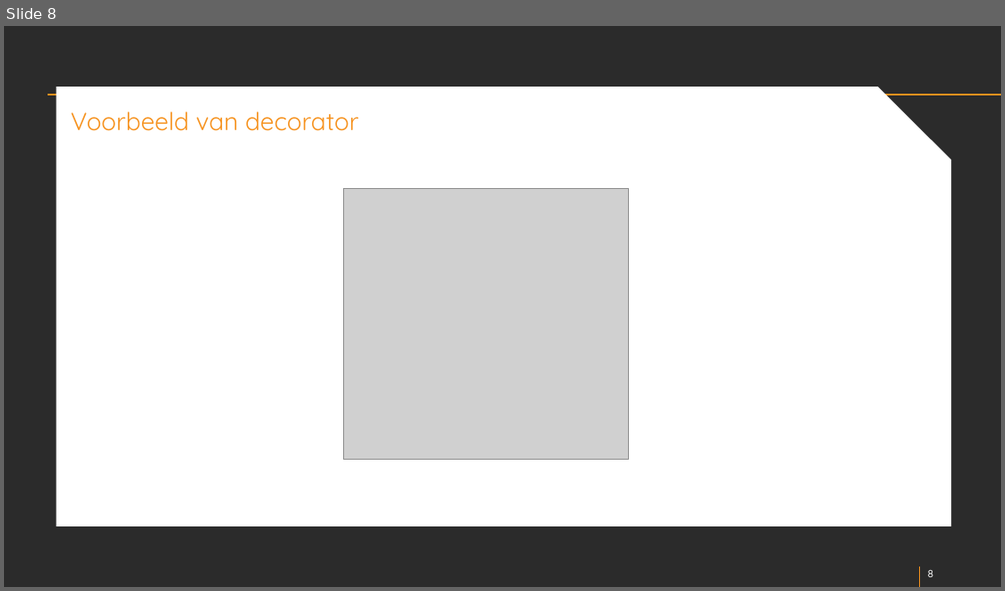
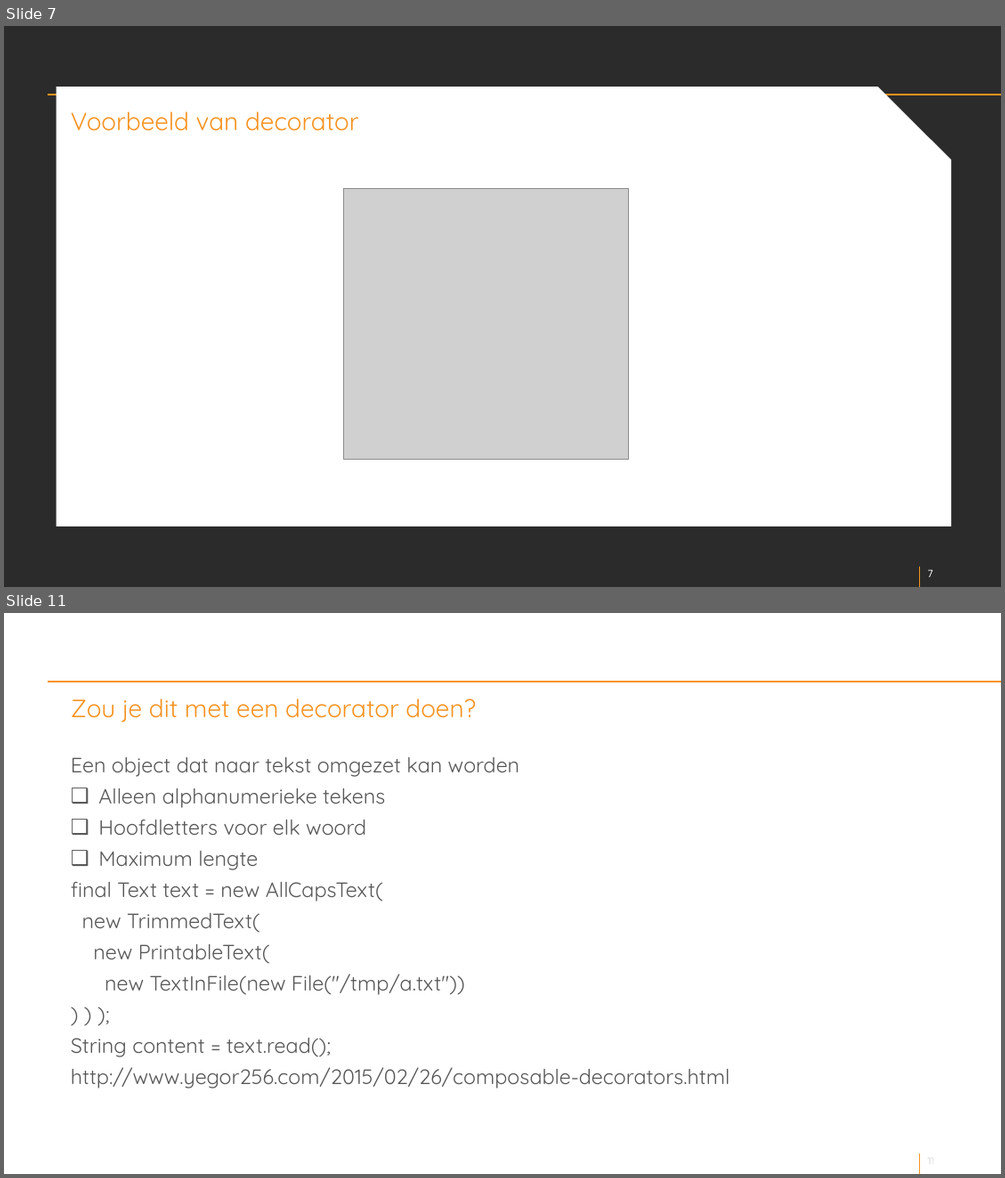
Before and after one commit to markKL1/decorator, a slide deck: presentation/decorator-v1.pptx. Shown one above the other, each under a label of ours: slide 8 before the commit, slides 7 and 11 after it; the slides between them are not shown. The pictures are 1005x591 and 1005x1178 pixels, drawn with LibreOffice and Linux fonts; fonts in the diff are those of the drawing; grey boxes stand for pictures; background and template pictures are left out; a plain dark background stands for a picture behind light text. Boxes give left, top, right and bottom in pixels: in the first picture for what was removed or moved away, otherwise in the second. Text is boxed around its words. In the diff, an @@ line names an element or a change of style, - is before the commit and + after.

```diff
--- a/presentation/decorator-v1.pptx
+++ b/presentation/decorator-v1.pptx
@@ slide 11 added at bbox=[4, 613, 1001, 1174], background picture (left out); not listed: 4 template elements that a slide beside it also shows @@
@@ title added at bbox=[71, 698, 476, 722], 24 pt, text #F6921E @@
+Zou je dit met een decorator doen?
@@ text added at bbox=[71, 757, 730, 1088], 20 pt, text #575757 @@
+Een object dat naar tekst omgezet kan worden
+❑ Alleen alphanumerieke tekens
+❑ Hoofdletters voor elk woord
+❑ Maximum lengte
+final Text text = new AllCapsText(
+new TrimmedText(
+new PrintableText(
+new TextInFile(new File("/tmp/a.txt"))
+) ) );
+String content = text.read();
+http://www.yegor256.com/2015/02/26/composable-decorators.html
@@ what was slide 8 is now slide 7 @@
@@ page number at bbox=[923, 567, 961, 580]: text changed @@
-8
+7
@@ page number at bbox=[928, 569, 933, 577]: text changed @@
-8
+7
```
Also in this commit, not shown: 2 slides changed, 11 other slides added, 2 slides removed, 3 other files.
